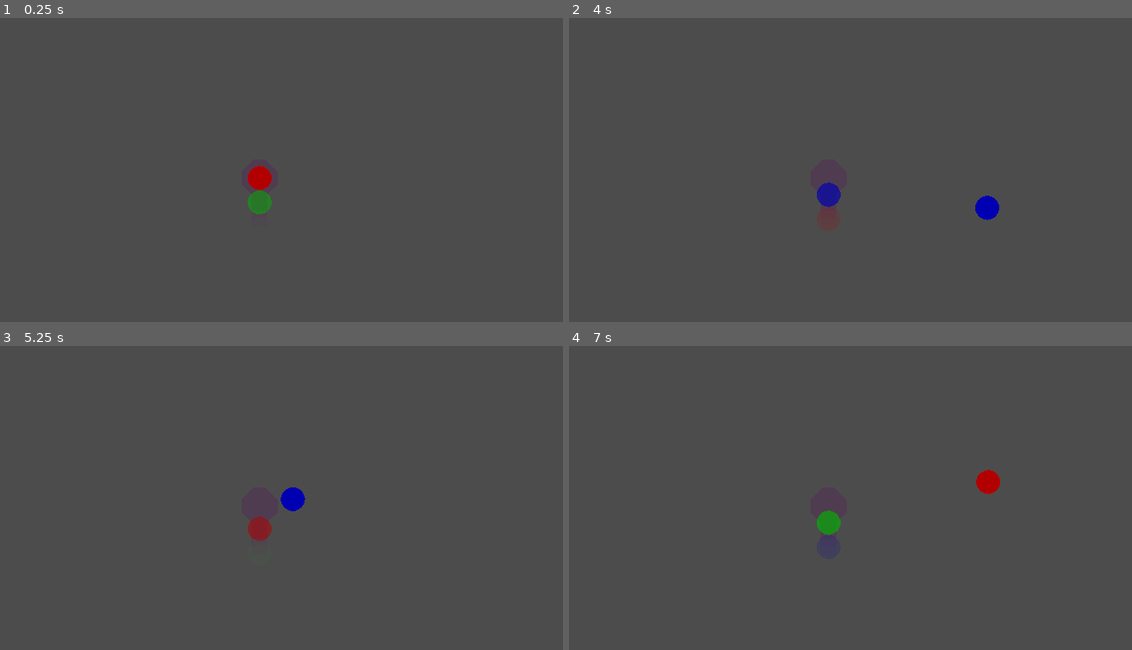
Above: before the commit, frames 1-4 (two rows, left to right).
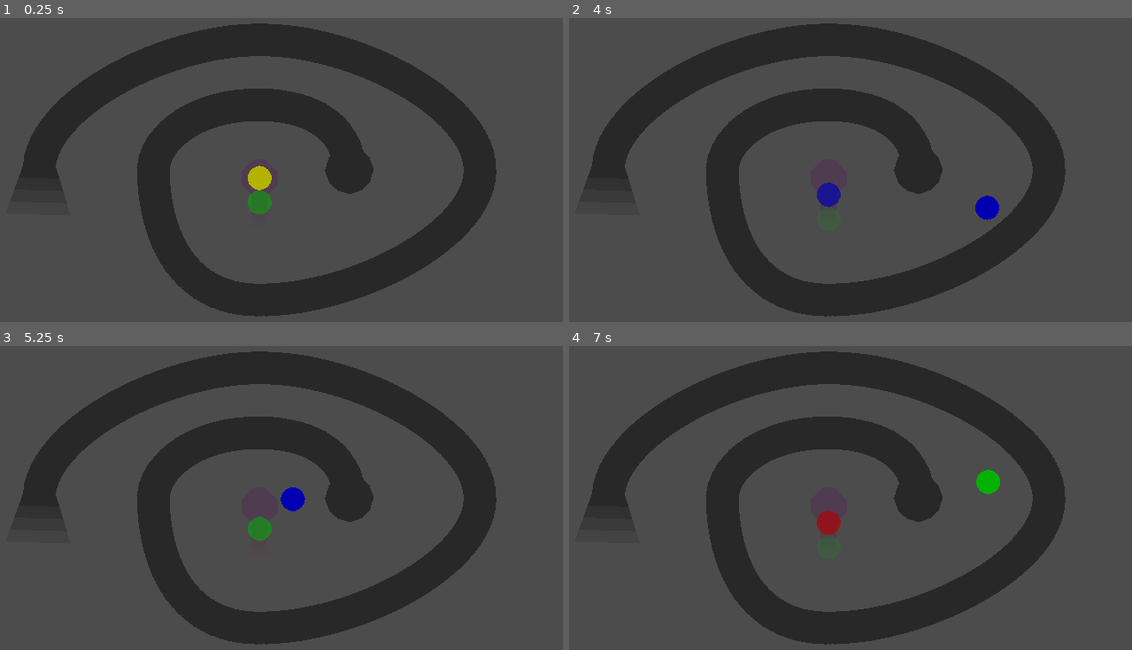
Above: after the commit, the same moments.

Repository: doodad-games/bloop-bloop
Game: Godot game, scene res://Map1.tscn
Two runs of this game, one before a commit and one after it. Both use one fixed random seed, a clock stepped at 60 frames per second and the inputs below.
Inputs (mouse positions are in pixels of both pictures, inside the frame that each line leads up to):
- Up to frame 1 (0.25 s): no input
- Up to frame 2 (4 s): tap Enter at 0.5, 3.5 s; move the mouse to (985, 154) at 0.52 s; click (985, 154) at 0.67 s; move the mouse to (692, 188) at 1.27 s; click (692, 188) at 1.42 s; tap Space at 2 s; move the mouse to (901, 100) at 2.02 s; click (901, 100) at 2.17 s; move the mouse to (794, 236) at 2.77 s; click (794, 236) at 2.92 s; move the mouse to (1041, 218) at 3.52 s; click (1041, 218) at 3.67 s
- Up to frame 3 (5.25 s): move the mouse to (50, 449) at 4.27 s; click (50, 449) at 4.42 s; tap Space at 5 s; move the mouse to (298, 498) at 5.02 s; click (298, 498) at 5.17 s
- Up to frame 4 (7 s): move the mouse to (726, 415) at 5.77 s; click (726, 415) at 5.92 s; tap Enter at 6.5 s; move the mouse to (985, 482) at 6.52 s; click (985, 482) at 6.67 s

The runs differ from the first frame. In frame 1, 26% of the frame differs, in the area x 2-89%, y 1-99%; in frame 2, 26%; in frame 3, 26%; in frame 4, 26%.

Commit message:
new: BallPath, added to Map1.

Diff:
--- a/Ball.gd
+++ b/Ball.gd
@@ -1,7 +1,12 @@
 extends Polygon2D
 class_name Ball
 
-const COLOURS := [Color(0.7, 0, 0), Color(0, 0.7, 0), Color(0, 0, 0.7)]
+const COLOURS := [
+	Color(0.7, 0, 0),
+	Color(0, 0.7, 0),
+	Color(0, 0, 0.7),
+	Color(0.7, 0.7, 0),
+]
 
 func _ready() -> void:
 	color = COLOURS[randi() % len(COLOURS)]
--- /dev/null
+++ b/BallPath/BallPath.gd
@@ -0,0 +1,36 @@
+extends Path2D
+class_name BallPath
+
+export (PackedScene) var BallPathStart
+export (PackedScene) var BallPathSegment
+export (PackedScene) var BallPathEnd
+
+func _ready() -> void:
+	build_graphic()
+
+func build_graphic() -> void:
+	assert(get_curve().get_baked_length() > 0)
+
+	var f := PathFollow2D.new()
+	add_child(f)
+
+	f.loop = false
+
+	build_bit(BallPathStart, f)
+
+	while true:
+		f.offset += G.PATH_BUILD_STEP
+
+		build_bit(BallPathSegment, f)
+
+		if f.unit_offset == 1:
+			break
+
+	build_bit(BallPathEnd, f)
+
+func build_bit(scene: PackedScene, follower: PathFollow2D) -> void:
+	var node: Node = scene.instance()
+	add_child(node)
+
+	node.position = follower.position
+	node.rotation = follower.rotation
--- /dev/null
+++ b/BallPath/BallPath.tscn
@@ -0,0 +1,18 @@
+[gd_scene load_steps=6 format=2]
+
+[ext_resource path="res://BallPath/BallPath.gd" type="Script" id=1]
+[ext_resource path="res://BallPath/BallPathSegment.tscn" type="PackedScene" id=2]
+[ext_resource path="res://BallPath/BallPathStart.tscn" type="PackedScene" id=3]
+[ext_resource path="res://BallPath/BallPathEnd.tscn" type="PackedScene" id=4]
+
+[sub_resource type="Curve2D" id=1]
+_data = {
+"points": PoolVector2Array( -0.594603, 128.434, 0.594603, -128.434, 0, 0, -127.988, -0.017286, 127.988, 0.017286, 192, -192, 0.891905, -128.137, -0.891905, 128.137, 384, 0, 127.245, 0.297302, -127.245, -0.297302, 0, 384, 0, 126.948, 0, -126.948, -384, 0, -128.137, 0.891905, 128.137, -0.891905, -192, -192 )
+}
+
+[node name="BallPath" type="Path2D"]
+curve = SubResource( 1 )
+script = ExtResource( 1 )
+BallPathStart = ExtResource( 3 )
+BallPathSegment = ExtResource( 2 )
+BallPathEnd = ExtResource( 4 )
--- /dev/null
+++ b/BallPath/BallPathEnd.tscn
@@ -0,0 +1,5 @@
+[gd_scene format=2]
+
+[node name="BallPathEnd" type="Polygon2D"]
+color = Color( 0.156863, 0.156863, 0.156863, 1 )
+polygon = PoolVector2Array( -48, 0, -40, -24, -24, -40, 0, -48, 24, -40, 40, -24, 48, 0, 40, 24, 24, 40, 0, 48, -24, 40, -40, 24 )
--- /dev/null
+++ b/BallPath/BallPathSegment.tscn
@@ -0,0 +1,6 @@
+[gd_scene format=2]
+
+[node name="BallPathSegment" type="Polygon2D"]
+z_index = -1
+color = Color( 0.156863, 0.156863, 0.156863, 1 )
+polygon = PoolVector2Array( -16, -32, 16, -32, 16, 32, -16, 32 )
--- /dev/null
+++ b/BallPath/BallPathStart.tscn
@@ -0,0 +1,17 @@
+[gd_scene format=2]
+
+[node name="BallPathStart" type="Polygon2D"]
+color = Color( 0.156863, 0.156863, 0.156863, 1 )
+polygon = PoolVector2Array( 8, -32, -16, -40, -16, 40, 8, 32 )
+
+[node name="Polygon2D" type="Polygon2D" parent="."]
+color = Color( 0.156863, 0.156863, 0.156863, 0.74902 )
+polygon = PoolVector2Array( -16, -40, -40, -48, -40, 48, -16, 40 )
+
+[node name="Polygon2D2" type="Polygon2D" parent="."]
+color = Color( 0.156863, 0.156863, 0.156863, 0.498039 )
+polygon = PoolVector2Array( -40, -48, -64, -56, -64, 56, -40, 48 )
+
+[node name="Polygon2D3" type="Polygon2D" parent="."]
+color = Color( 0.156863, 0.156863, 0.156863, 0.25098 )
+polygon = PoolVector2Array( -64, -56, -88, -64, -88, 64, -64, 56 )
--- a/G.gd
+++ b/G.gd
@@ -1,4 +1,6 @@
 class_name G
+
+const PATH_BUILD_STEP := 16
 
 const SHOT_SPEED := 1000
 
--- a/Map1.tscn
+++ b/Map1.tscn
@@ -1,8 +1,14 @@
-[gd_scene load_steps=4 format=2]
+[gd_scene load_steps=6 format=2]
 
 [ext_resource path="res://Map.gd" type="Script" id=1]
 [ext_resource path="res://Shooter.tscn" type="PackedScene" id=2]
 [ext_resource path="res://ShotBall.tscn" type="PackedScene" id=3]
+[ext_resource path="res://BallPath/BallPath.tscn" type="PackedScene" id=4]
+
+[sub_resource type="Curve2D" id=1]
+_data = {
+"points": PoolVector2Array( -1.05946, 126.076, 1.05946, -126.076, 256, 320, -191.462, 0.297302, 191.462, -0.297302, 688, 64, -1.05946, -127.136, 1.05946, 127.136, 1120, 320, 189.114, 0, -189.114, 0, 688, 576, -1.05946, 60.9191, 1.05946, -60.9191, 480, 320, -127.665, -1.05946, 127.665, 1.05946, 688, 192, -0.529732, -61.9786, 0.529732, 61.9786, 864, 320 )
+}
 
 [node name="Map" type="Node2D"]
 script = ExtResource( 1 )
@@ -10,3 +16,6 @@
 
 [node name="Shooter" parent="." instance=ExtResource( 2 )]
 position = Vector2( 688, 336 )
+
+[node name="BallPath" parent="." instance=ExtResource( 4 )]
+curve = SubResource( 1 )
--- a/project.godot
+++ b/project.godot
@@ -13,6 +13,11 @@
 "class": "Ball",
 "language": "GDScript",
 "path": "res://Ball.gd"
+}, {
+"base": "Path2D",
+"class": "BallPath",
+"language": "GDScript",
+"path": "res://BallPath/BallPath.gd"
 }, {
 "base": "Reference",
 "class": "G",
@@ -41,6 +46,7 @@
 } ]
 _global_script_class_icons={
 "Ball": "",
+"BallPath": "",
 "G": "",
 "Map": "",
 "QueuedBall": "",
